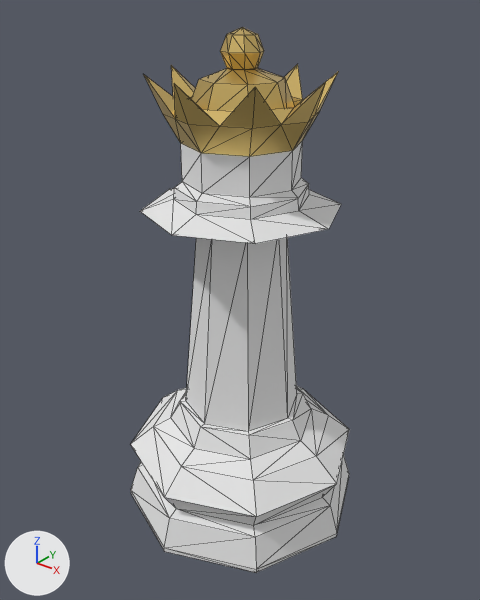
A saved change to the glTF model app/src/main/assets/models/gercek5_q_w.glb.
Before and after are seen from a camera (50 mm lens) standing at (0.685, -0.862, 0.969) and looking at (0.001, -0.007, 0.439). The lights are fixed; the arrows at lower left show +X, +Y and +Z. The first picture is the older version. Mesh edges are drawn as thin lines. Vertices at exactly the same position are counted once.

In view in the first picture: 'q_w'.
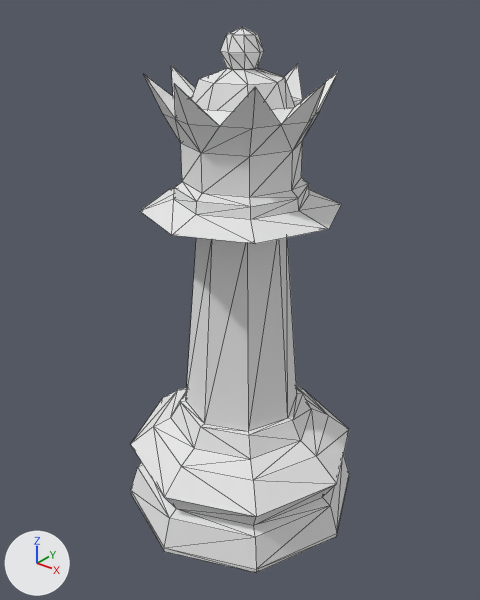
The change, as a diff of the scene's bpy script:
```diff
--- a/app/src/main/assets/models/gercek5_q_w.glb.py
+++ b/app/src/main/assets/models/gercek5_q_w.glb.py
@@ me_chesspiece_queen_001_cylinder_005_mesh @@
 me_chesspiece_queen_001_cylinder_005_mesh.from_pydata(...)  # 209 vertices, 414 faces; spans x -0.232..0.232, y -0.232..0.232, z 0.0..0.9
 # used by ob_q_w; location = (0.0, 0.0, 0.0)
+# me_chesspiece_queen_001_cylinder_005_mesh part 1: all 184 faces that had it switch from mat_tepe_altin (yellow #ebcb7c) to mat_white_piece (white #e7e7e7)
```

What differs and where, as boxes (x1, y1, x2, y2) in the pictures (480 x 600 px):
part 1 of me_chesspiece_queen_001_cylinder_005_mesh, recoloured (yellow to white)
    both: (144, 27, 338, 157)
